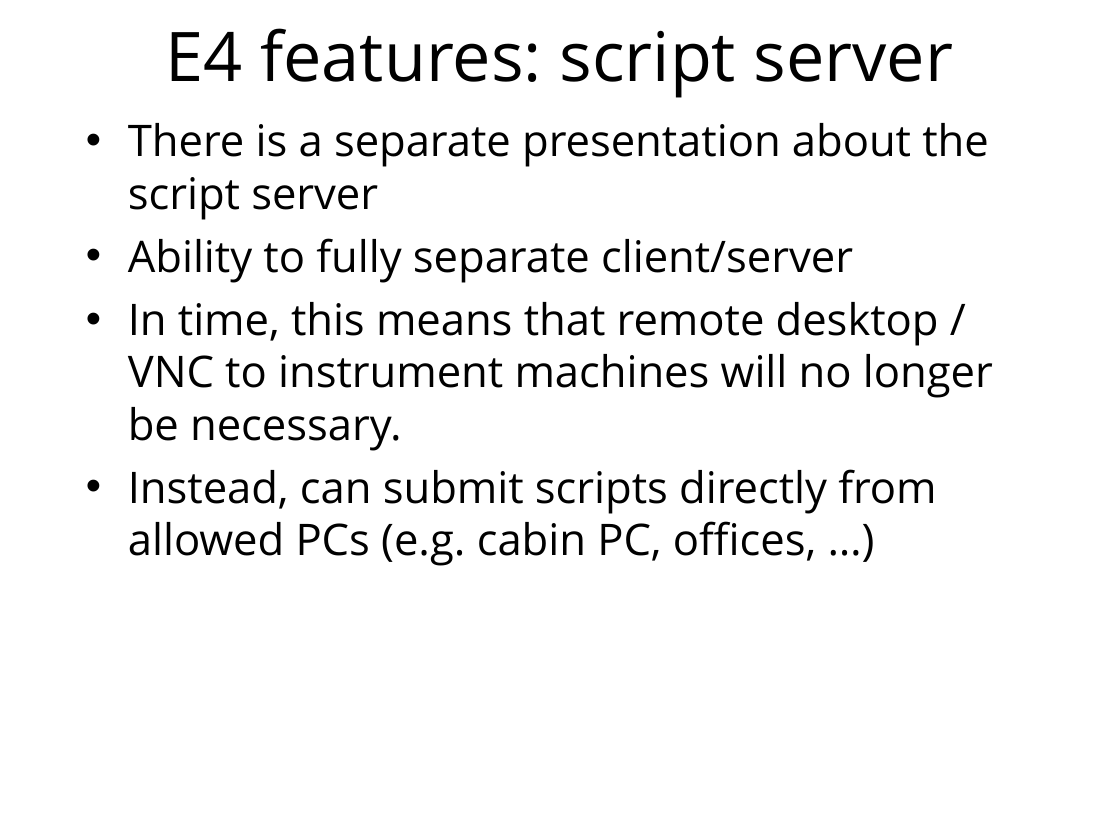
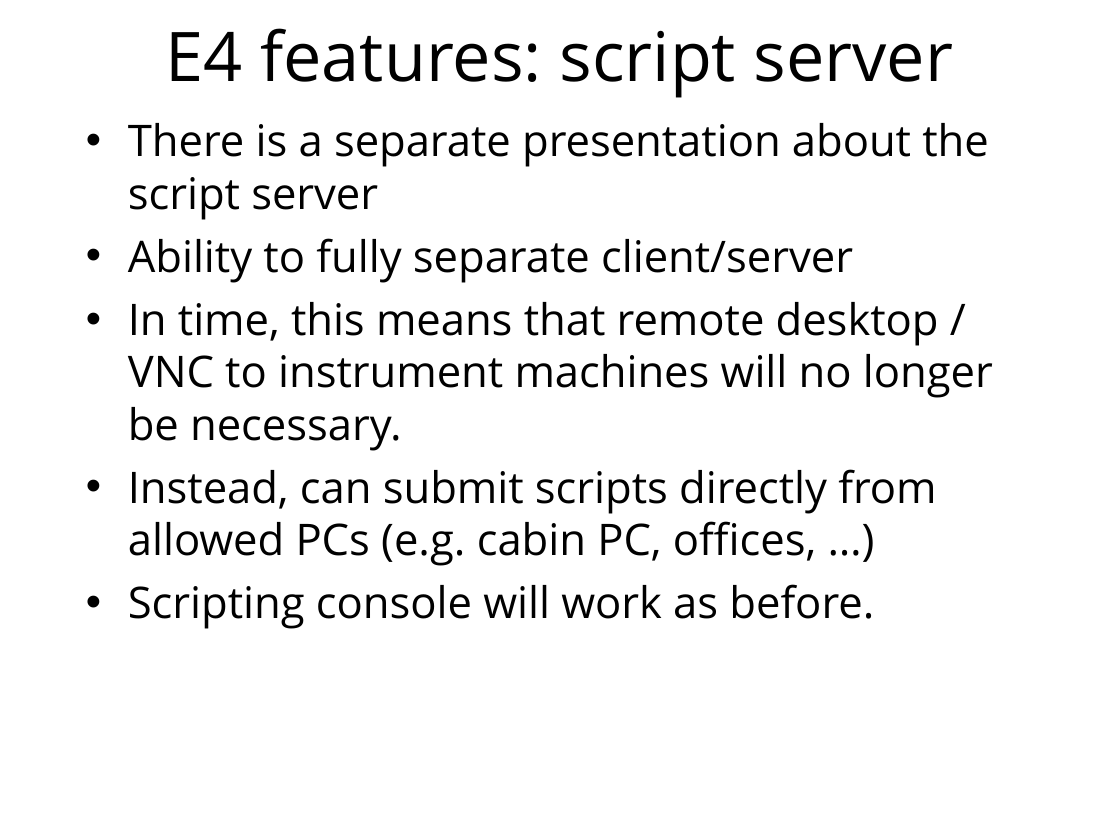
Before and after one commit to ISISComputingGroup/ibex_user_manual, a slide deck: slide 12 of eclipse_4_changes.ppt. Drawn at 1120x840 pixels with LibreOffice and Linux fonts; fonts in the diff are those of the drawing; background and template pictures are left out. Boxes give left, top, right and bottom in pixels: in the first picture for what was removed or moved away, otherwise in the second. Text is boxed around its words. In the diff, an @@ line names an element or a change of style, - is before the commit and + after.

```diff
--- a/eclipse_4_changes.ppt
+++ b/eclipse_4_changes.ppt
@@ text at box(128, 584, 874, 629): paragraph added @@
+• Scripting console will work as before.
```
Also in this commit, not shown: 4 other slides changed.
